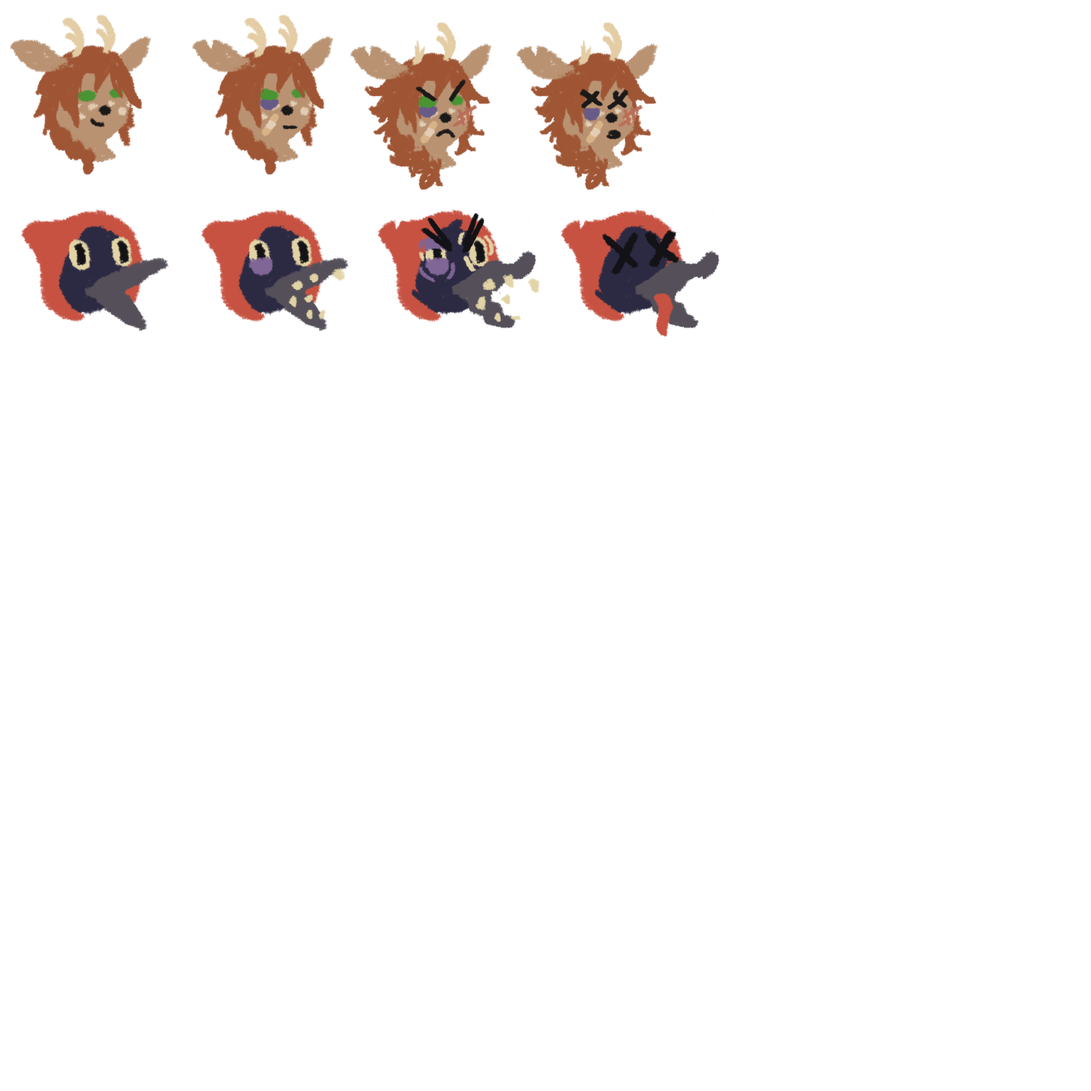
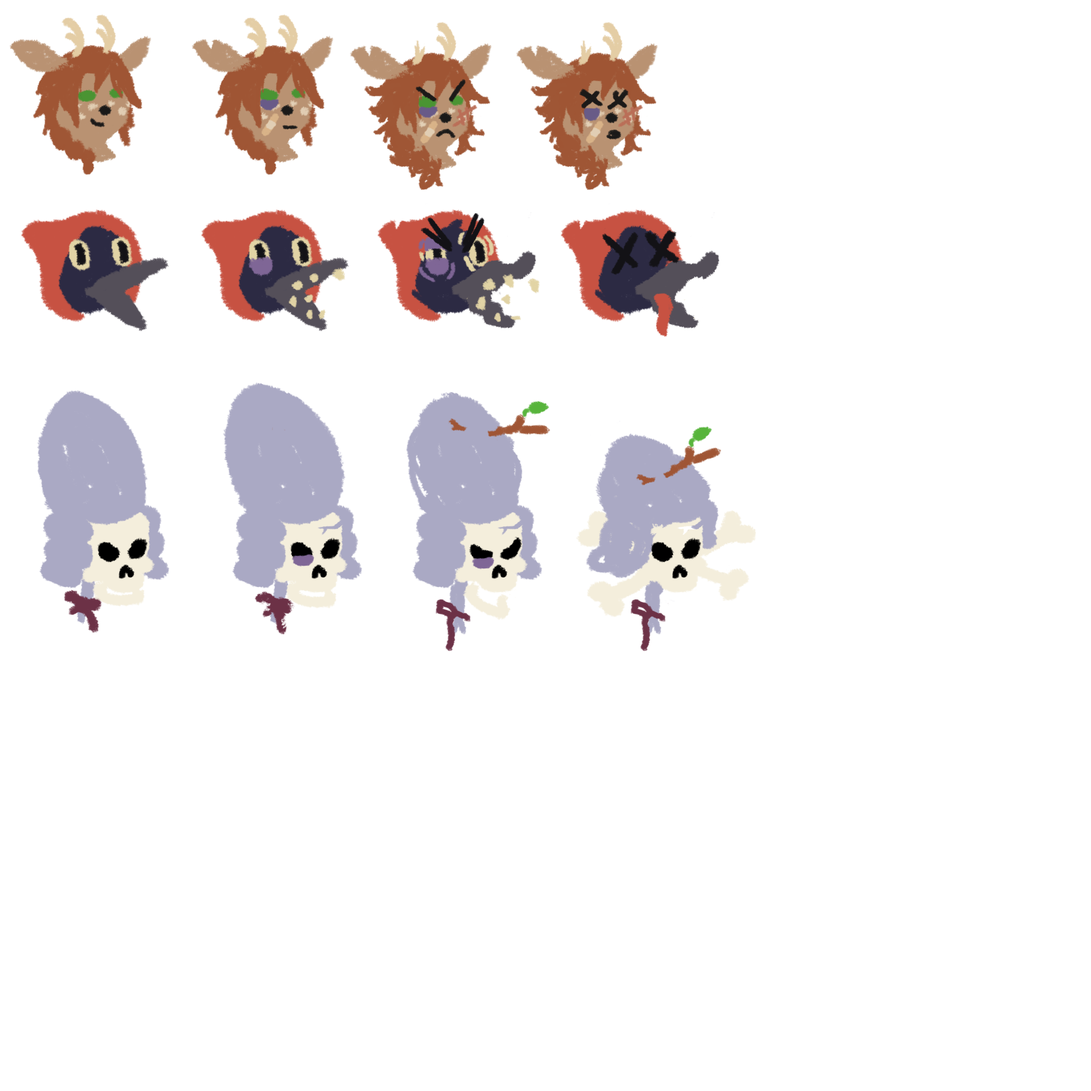
The second 1091x1091 image is a revision of the first. Changes to its layers:
added group "Group 6" with 39 layers above "head copy 3" over [36,382,757,652]
added group "Group 5 copy 3" with 15 layers in group "Group 6" over [36,382,757,652]
added layer "Layer 66" (1st of 4, in "Group 6" › "Group 5 copy 3") in group "Group 5 copy 3" over [585,421,723,607]
added layer "Layer 64 copy" (1st of 4, in "Group 6" › "Group 5 copy 3") in group "Group 5 copy 3" over [623,503,709,608]
added layer "Layer 67 copy" in group "Group 5 copy 3" over [629,498,734,652]
added layer "Layer 71" in group "Group 5 copy 3" over [576,510,757,618]
added group "Group 5 copy 2" with 7 layers in group "Group 6" over [406,390,655,652]
added layer "Layer 66" (2nd of 4, in "Group 6" › "Group 5 copy 2") in group "Group 5 copy 2" over [406,390,551,590]
added layer "Layer 64 copy" (2nd of 4, in "Group 6" › "Group 5 copy 2") in group "Group 5 copy 2" over [442,503,529,608]
added layer "Layer 68" (2nd of 4, in "Group 6" › "Group 5 copy 2") in group "Group 5 copy 2" over [462,572,517,621]
added layer "Layer 67" (2nd of 4, in "Group 6" › "Group 5 copy 2") in group "Group 5 copy 2" over [434,504,543,652]
added group "Group 5 copy" with 7 layers in group "Group 6" over [222,382,363,636]
added layer "Layer 66 copy" in group "Group 5 copy" over [222,382,346,590]
added layer "Layer 64 copy" (3rd of 4, in "Group 6" › "Group 5 copy") in group "Group 5 copy" over [262,503,349,608]
added layer "Layer 67" (3rd of 4, in "Group 6" › "Group 5 copy") in group "Group 5 copy" over [254,504,363,636]
added group "Group 5" with 6 layers in group "Group 6" over [36,390,170,634]
added layer "Layer 66" (4th of 4, in "Group 6" › "Group 5") in group "Group 5" over [36,390,149,590]
added layer "Layer 64 copy" (4th of 4, in "Group 6" › "Group 5") in group "Group 5" over [69,503,156,608]
added layer "Layer 67" (4th of 4, in "Group 6" › "Group 5") in group "Group 5" over [63,504,170,634]
…and 9 more changes (9 added)
